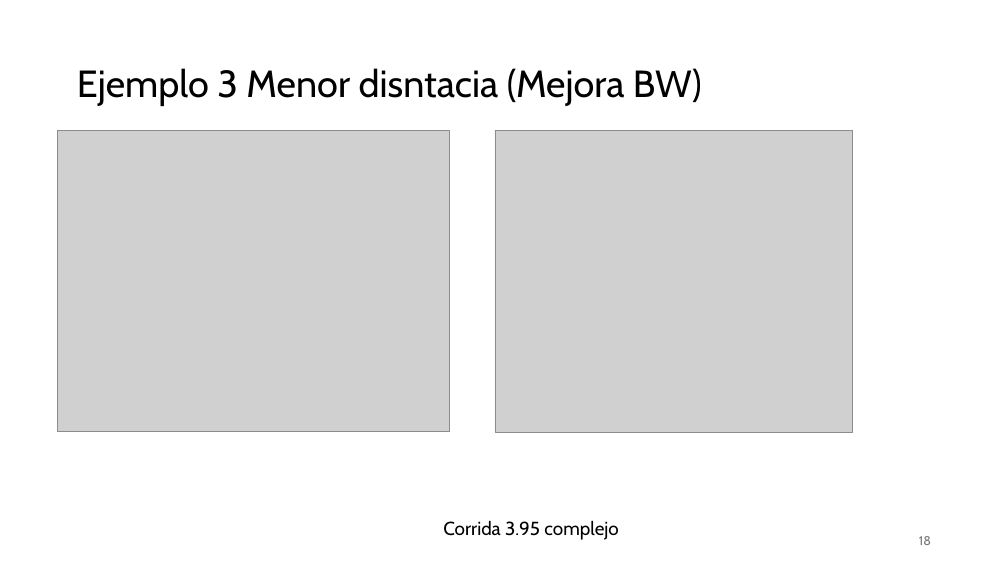
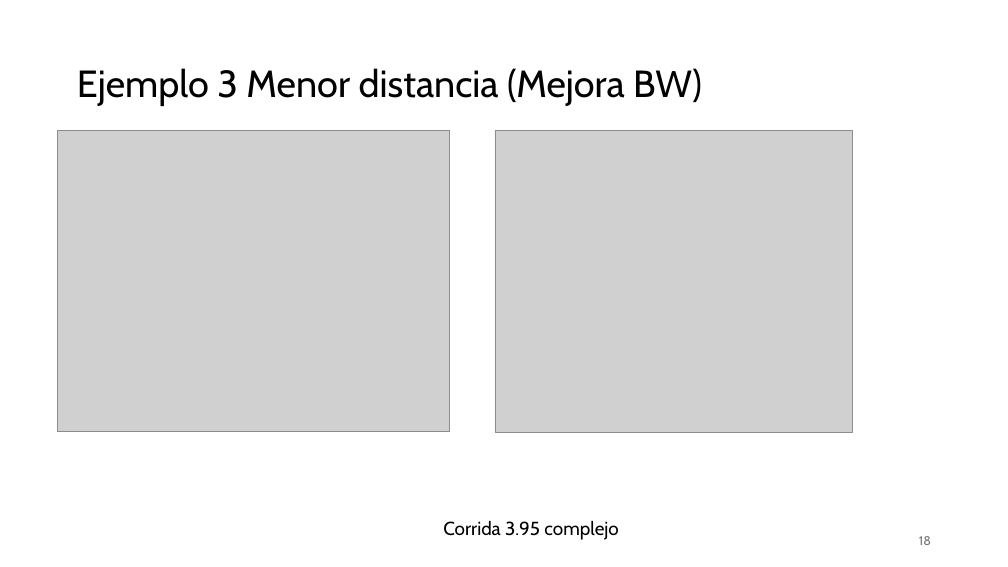
Before and after one commit to martinpaurabe/PracticaQC, a slide deck: slide 18 of Factibilidad FDBP con QC Rev1 Martin Paura.pptx. Drawn at 1008x567 pixels with LibreOffice and Linux fonts; fonts in the diff are those of the drawing; grey boxes stand for pictures; background and template pictures are left out. Boxes give left, top, right and bottom in pixels: in the first picture for what was removed or moved away, otherwise in the second. Text is boxed around its words. In the diff, an @@ line names an element or a change of style, - is before the commit and + after.

```diff
--- a/Factibilidad FDBP con QC Rev1 Martin Paura.pptx
+++ b/Factibilidad FDBP con QC Rev1 Martin Paura.pptx
@@ title at [77,68,702,106]: text changed @@
-Ejemplo 3 Menor disntacia (Mejora BW)
+Ejemplo 3 Menor distancia (Mejora BW)
```
Also in this commit, not shown: 3 other slides changed, 2 slides added, 3 other files.
